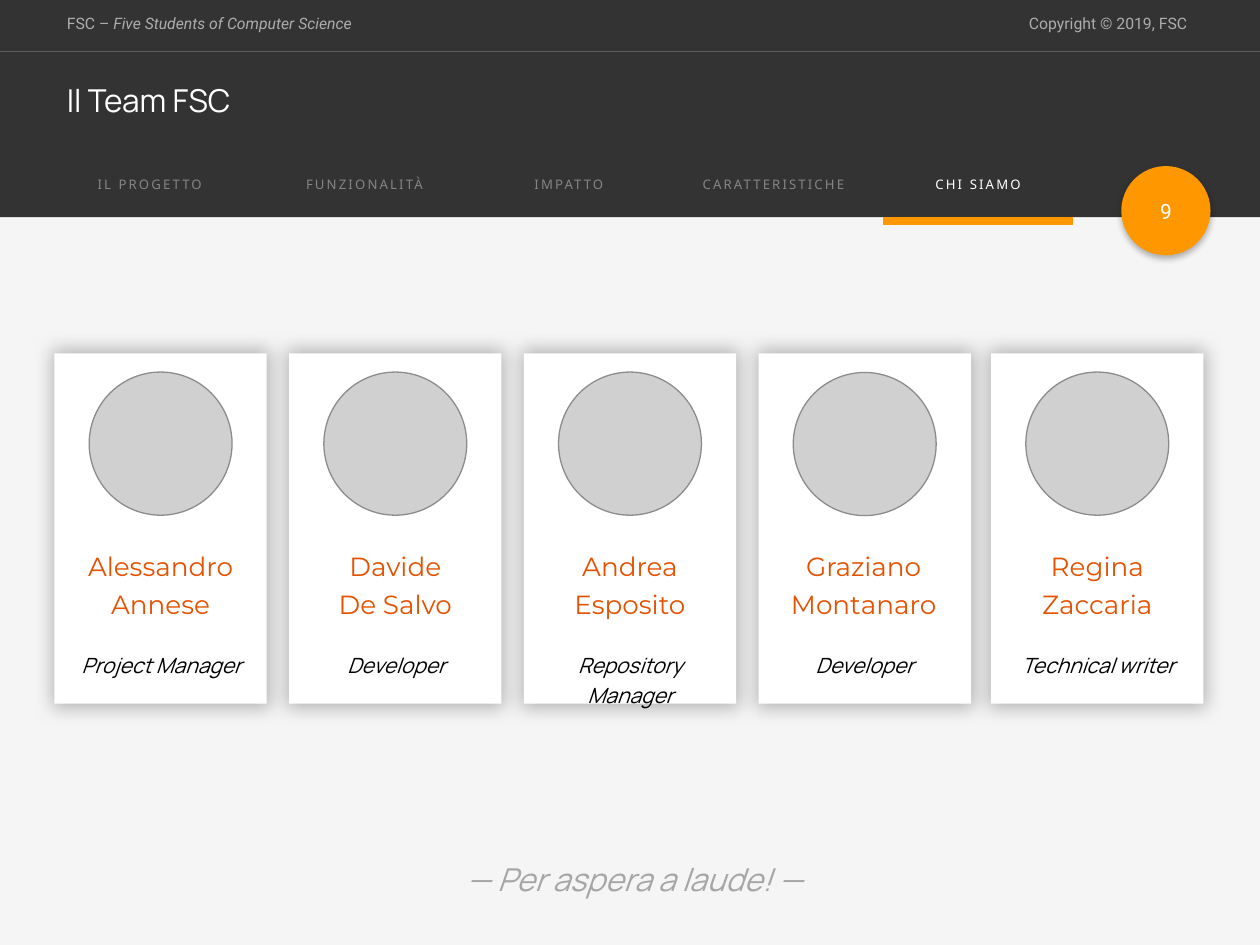
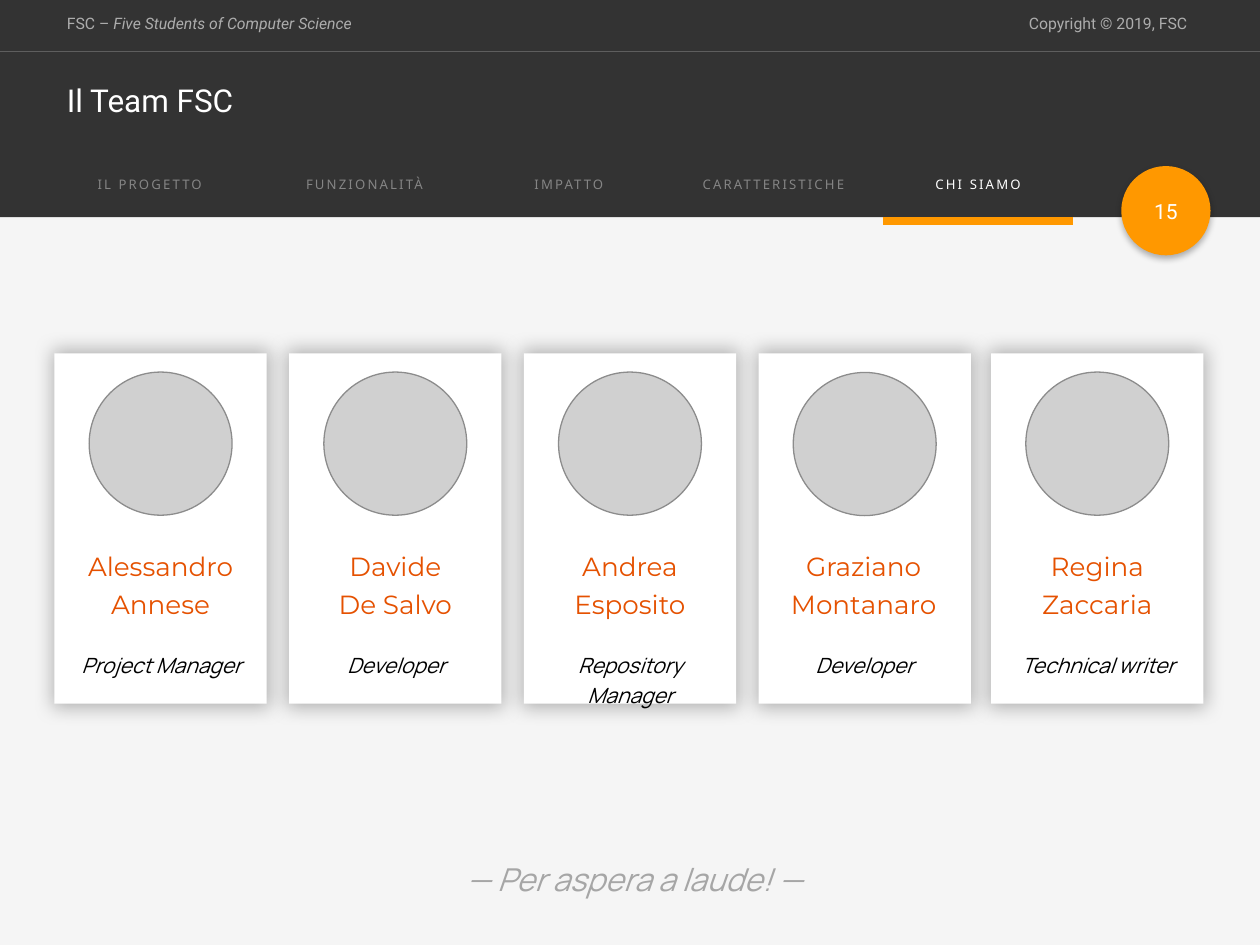
Before and after one commit to F-S-C/Emotionally, a slide deck: slide 15 of presentation/PresentazionePPW.pptx (slide 14 before the commit). Drawn at 1260x945 pixels with LibreOffice and Linux fonts; fonts in the diff are those of the drawing; grey boxes stand for pictures. Boxes give left, top, right and bottom in pixels: in the first picture for what was removed or moved away, otherwise in the second. Text is boxed around its words. In the diff, an @@ line names an element or a change of style, - is before the commit and + after.

```diff
--- a/presentation/PresentazionePPW.pptx
+++ b/presentation/PresentazionePPW.pptx
@@ title "Il Team FSC" at [67,88,234,113]: font Manrope to Roboto @@
@@ page number at [1154,204,1178,220]: text changed @@
-9
+15
```
Also in this commit, not shown: 1 other slide changed, 1 slide added, 5 other files.
